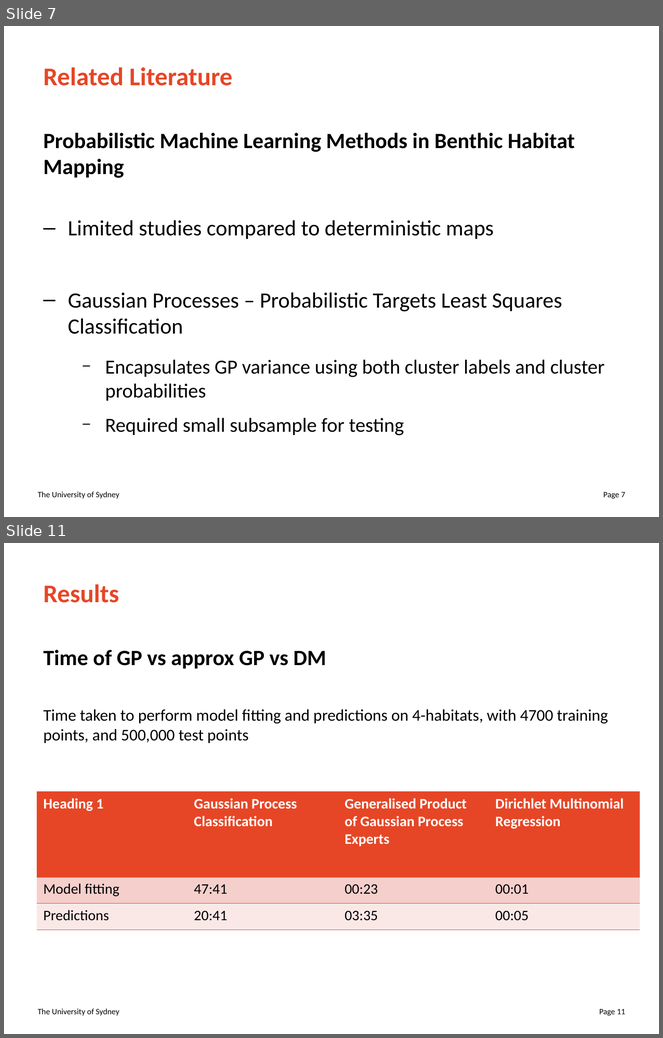
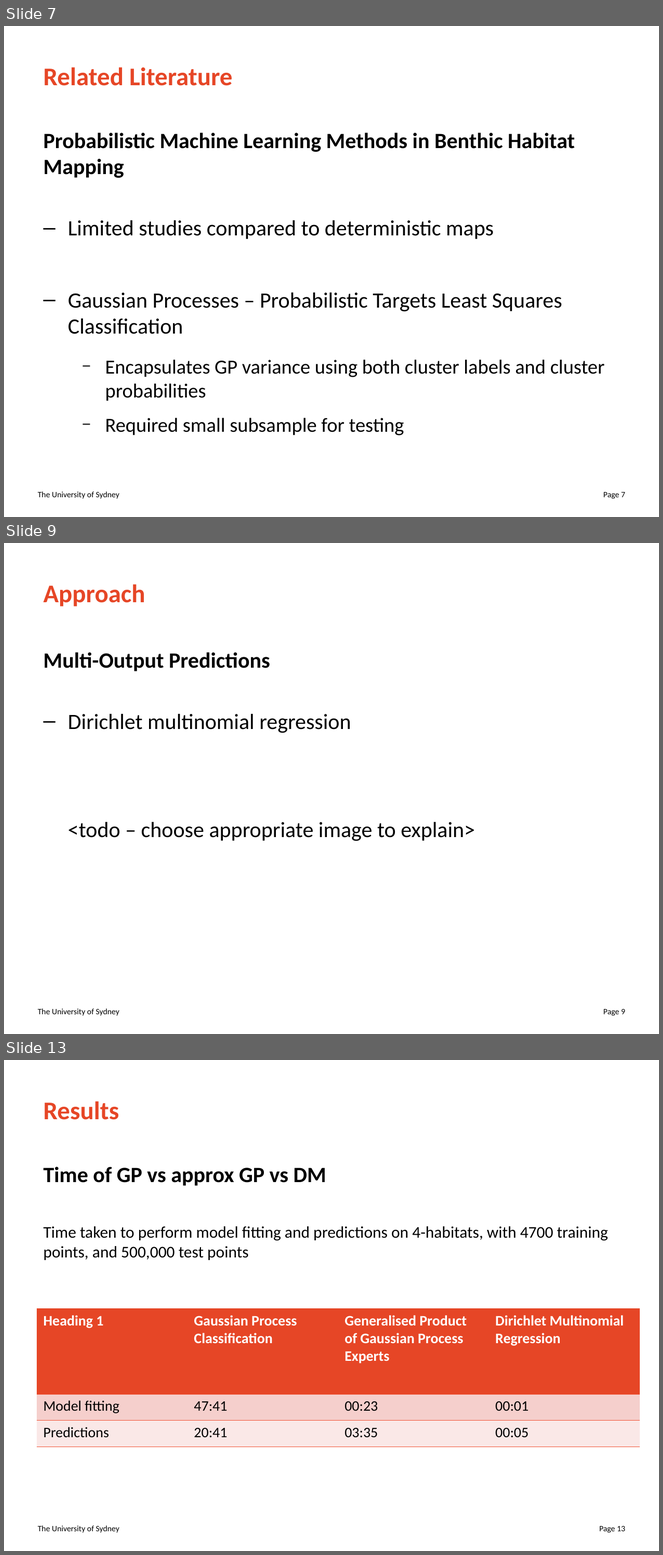
Before and after one commit to juicetin/honours, a slide deck: prez/honours_prez.odp. Shown one above the other, each under a label of ours: slides 7 and 11 before the commit, slides 7, 9 and 13 after it; the slides between them are not shown. The pictures are 663x1038 and 663x1555 pixels, drawn with LibreOffice and Linux fonts; fonts in the diff are those of the drawing. Boxes give left, top, right and bottom in pixels: in the first picture for what was removed or moved away, otherwise in the second. Text is boxed around its words. In the diff, an @@ line names an element or a change of style, - is before the commit and + after.

```diff
--- a/prez/honours_prez.odp
+++ b/prez/honours_prez.odp
@@ slide 9 added at [4, 543, 659, 1034], background #FFFFFF; not listed: 2 template elements that a slide beside it also shows @@
@@ title added at [44, 584, 145, 606], 28 pt, text #E64626, bold @@
+Approach
@@ text added at [44, 652, 475, 841], 24 pt, text #000000 @@
+Multi-Output Predictions
+– Dirichlet multinomial regression
+<todo – choose appropriate image to explain>
@@ what was slide 11 is now slide 13 @@
@@ page number at [599, 1526, 625, 1533]: text changed @@
-Page 11
+Page 13
```
Also in this commit, not shown: 5 slides changed, 2 other slides added, 1 slide removed, 1 other file.
